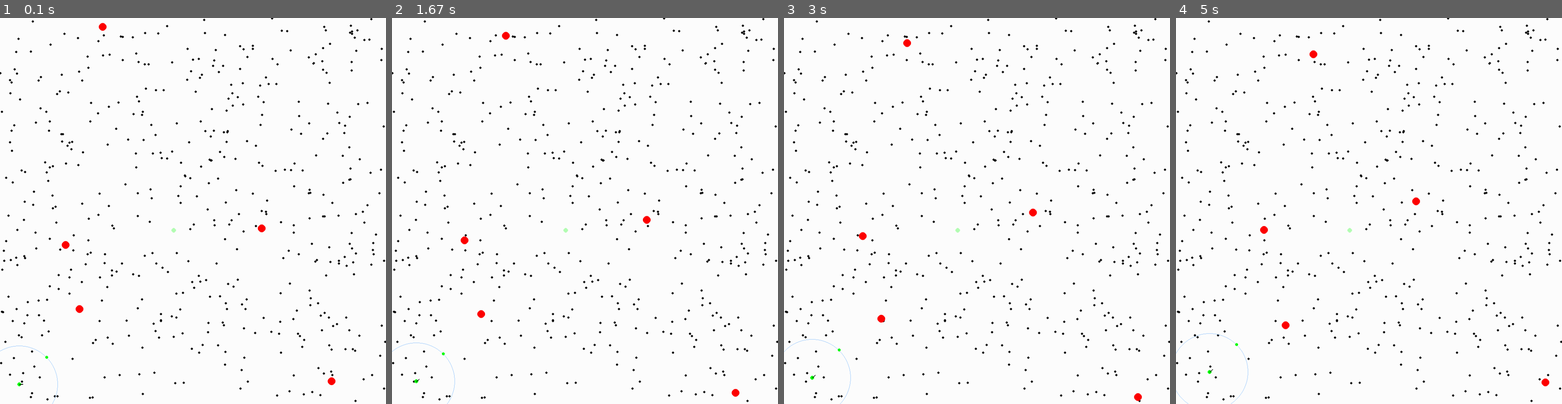
Above: before the commit, frames 1-4 (left to right).
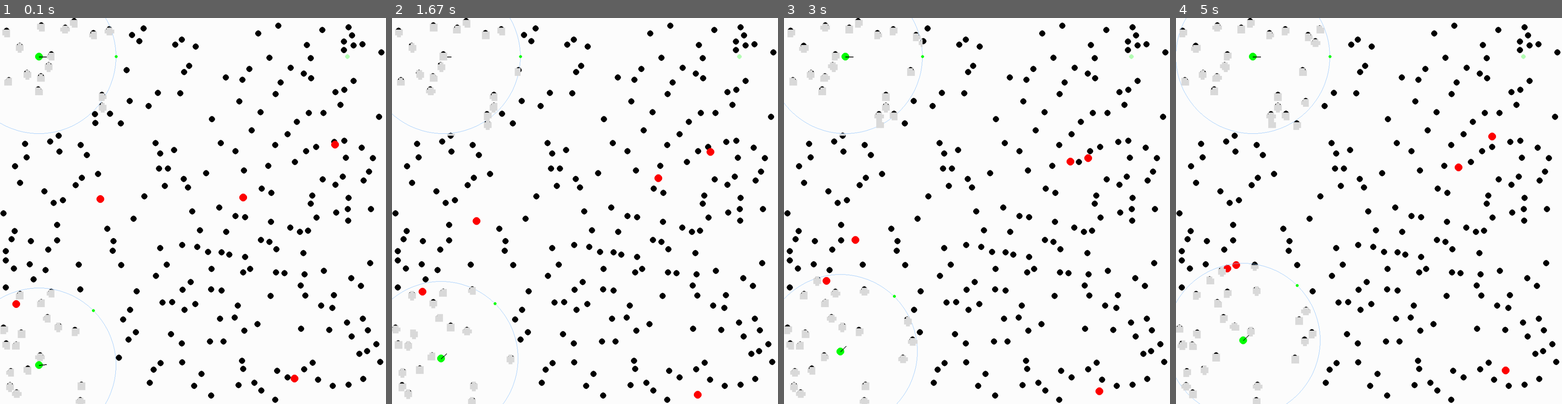
Above: after the commit, the same moments.

Repository: pavelkharitenko/mppi
Game: pygame game, started from ma_exploration/main.py
Two runs of this game, one before a commit and one after it. Both use one fixed random seed, a clock stepped at 60 frames per second and the inputs below.
Inputs:
- Up to frame 1 (0.1 s): no input
- Up to frame 2 (1.67 s): no input
- Up to frame 3 (3 s): no input
- Up to frame 4 (5 s): no input

The runs differ from the first frame. In frame 1, 8.0% of the frame differs, in the area x 0-100%, y 0-100%; in frame 2, 8.1%; in frame 3, 8.3%; in frame 4, 8.5%.

Commit message:
added occupancy grid to planner and base controller structure

Diff:
--- /dev/null
+++ b/ma_exploration/controller.py
@@ -0,0 +1,33 @@
+import math
+
+
+class BaseController:
+    def compute_action(self, state, local_goal, occupancy_grid):
+        raise NotImplementedError
+
+class MPPIController(BaseController):
+    def __init__(self, model, horizon, num_samples, lambda_):
+        self.model = model
+        self.horizon = horizon
+        self.num_samples = num_samples
+        self.lambda_ = lambda_
+
+    def compute_action(self, state, local_goal, occupancy_grid):
+        # Implement MPPI optimization here
+        # Return (v, w)
+        pass
+
+
+class GlobalController(BaseController):
+
+    def compute_action(self, state, goal, occupancy_grid):
+        x, y, theta = state
+        tx, ty = goal
+        angle_to_target = math.atan2(ty - y, tx - x)
+        angle_diff = angle_to_target - theta
+        angle_diff = (angle_diff + math.pi) % (2 * math.pi) - math.pi
+
+        v = 1.0
+        w = 2.0 * angle_diff
+
+        return v, w
--- a/ma_exploration/main.py
+++ b/ma_exploration/main.py
@@ -3,8 +3,10 @@
 from pygame_env_utils import Robot, draw_obstacles, update_moving_obstacles
 from obstacle_generator import generate_mixed_scene
 
-MAP_WIDTH_M = 100.0
-MAP_HEIGHT_M = 100.0
+from controller import *
+
+MAP_WIDTH_M = 50.0
+MAP_HEIGHT_M = 50.0
 SCREEN_WIDTH_PX = 1000
 SCREEN_HEIGHT_PX = 1000
 SCALE = SCREEN_WIDTH_PX / MAP_WIDTH_M
@@ -15,24 +17,43 @@
 clock = pygame.time.Clock()
 
 obstacles = generate_mixed_scene(MAP_WIDTH_M, MAP_HEIGHT_M)
-robot = Robot(5, 5, 0, goal=(45, 45), sensor_range=10.0)
+
+
+"""
+controller = MPPIController(
+    model=None,  # use a simple forward kinematic model
+    horizon=15,
+    num_samples=100,
+    lambda_=1.0,
+)
+"""
+
+controller1 = GlobalController()
+robot1 = Robot(5, 5, 0, goal=(45, 45), sensor_range=10.0, controller=controller1)
+controller2 = GlobalController()
+robot2 = Robot(5, 45, 0, goal=(45, 45), sensor_range=10.0, controller=controller1)
+
 map_bounds = (0, 0, MAP_WIDTH_M, MAP_HEIGHT_M)
 
 def step():
     dt = clock.tick(FPS) / 1000.0
-    robot.update(dt)
+    robot1.update(dt, obstacles)
+    robot2.update(dt, obstacles)
+
     update_moving_obstacles(obstacles, dt, map_bounds)
 
     screen.fill((255, 255, 255))
     draw_obstacles(screen, obstacles, SCALE, SCREEN_HEIGHT_PX)
-    robot.draw(screen, SCALE, SCREEN_HEIGHT_PX)
+    robot1.draw(screen, SCALE, SCREEN_HEIGHT_PX)
+    robot2.draw(screen, SCALE, SCREEN_HEIGHT_PX)
     pygame.display.flip()
     return dt
 
 
 def reset():
-    global robot, obstacles
-    robot = Robot(5, 5, 0, goal=(45, 45), sensor_range=10.0)
+    global robot1, robot2, obstacles
+    robot1 = Robot(5, 5, 0, goal=(45, 45), sensor_range=5.0)
+    robot2 = Robot(5, 5, 0, goal=(45, 45), sensor_range=5.0)
     obstacles = generate_mixed_scene(MAP_WIDTH_M, MAP_HEIGHT_M)
 
 
--- a/ma_exploration/obstacle_generator.py
+++ b/ma_exploration/obstacle_generator.py
@@ -1,19 +1,37 @@
-import random
+import random, math
 
-def generate_forest(area_width_m, area_height_m, tree_density_per_m2=0.01, tree_radius=0.2):
+def generate_forest(area_width_m, area_height_m, tree_density_per_m2=0.01, tree_radius=0.2, min_obstacle_spacing=1.0, seed=0.0):
     """
-    Generates trees as fixed-position circular obstacles.
+    Generates non-overlapping trees as circular obstacles.
+    Each tree is at least `min_obstacle_spacing` meters apart from others.
     Returns: {"static": [(x, y, radius)], "moving": []}
     """
+
+    if seed is not None:
+        random.seed(seed)
     num_trees = int(area_width_m * area_height_m * tree_density_per_m2)
-    trees = [
-        (
-            random.uniform(0, area_width_m),
-            random.uniform(0, area_height_m),
-            tree_radius
-        )
-        for _ in range(num_trees)
-    ]
+    max_attempts = num_trees * 20
+    trees = []
+
+    spacing = max(min_obstacle_spacing, 2 * tree_radius)
+
+    attempts = 0
+    while len(trees) < num_trees and attempts < max_attempts:
+        x = random.uniform(tree_radius, area_width_m - tree_radius)
+        y = random.uniform(tree_radius, area_height_m - tree_radius)
+
+        valid = True
+        for tx, ty, _ in trees:
+            dist = math.hypot(tx - x, ty - y)
+            if dist < spacing:
+                valid = False
+                break
+
+        if valid:
+            trees.append((x, y, tree_radius))
+
+        attempts += 1
+
     return {"static": trees, "moving": []}
 
 
@@ -33,7 +51,7 @@
     return {"static": shapes, "moving": []}
 
 
-def generate_moving_obstacles(area_width_m, area_height_m, num_moving, radius=1.0, velocity_range=(0.5, 2.0)):
+def generate_moving_obstacles(area_width_m, area_height_m, num_moving, radius=0.5, velocity_range=(0.5, 2.0)):
     """
     Generates moving circular obstacles with linear velocity in m/s.
     Returns: {"static": [], "moving": [{"pos": [x, y], "radius": r, "vel": [vx, vy]}]}
@@ -52,7 +70,7 @@
     return {"static": [], "moving": moving}
 
 
-def generate_mixed_scene(area_width_m, area_height_m, tree_density=0.05, num_moving=5, tree_radius=0.3):
+def generate_mixed_scene(area_width_m, area_height_m, tree_density=0.1, num_moving=5, tree_radius=0.4):
     """
     Combines forest and moving obstacles.
     Returns: {"static": [...], "moving": [...]}
--- a/ma_exploration/planner.py
+++ b/ma_exploration/planner.py
@@ -1,9 +1,11 @@
 import math
 
 class Planner:
-    def __init__(self, goal, sensor_range):
+    def __init__(self, goal, sensor_range, map_resolution=0.25):
         self.goal = goal  # (x_goal, y_goal)
         self.sensor_range = sensor_range  # in meters
+        self.map_resolution = map_resolution
+        self.grid = None
 
     def plan(self, robot_pos):
         x, y = robot_pos
@@ -21,3 +23,43 @@
         next_x = x + self.sensor_range * math.cos(angle)
         next_y = y + self.sensor_range * math.sin(angle)
         return next_x, next_y
+
+    def update_local_map(self, robot_pos, obstacles):
+        x, y, theta = robot_pos
+        size = int((2 * self.sensor_range) / self.map_resolution)
+        grid = [[0 for _ in range(size)] for _ in range(size)]
+        half_range = self.sensor_range
+        resolution = self.map_resolution
+
+        for ox, oy, r in obstacles["static"]:
+            dx = ox - x
+            dy = oy - y
+            dist = math.hypot(dx, dy)
+
+            if dist <= self.sensor_range + r:
+                min_x = ox - r
+                max_x = ox + r
+                min_y = oy - r
+                max_y = oy + r
+
+                gx_min = int((min_x - (x - half_range)) / resolution)
+                gx_max = int((max_x - (x - half_range)) / resolution) + 1
+                gy_min = int((min_y - (y - half_range)) / resolution)
+                gy_max = int((max_y - (y - half_range)) / resolution) + 1
+
+                for gx in range(gx_min, gx_max):
+                    for gy in range(gy_min, gy_max):
+                        if 0 <= gx < size and 0 <= gy < size:
+                            cx = x - half_range + gx * resolution + resolution / 2
+                            cy = y - half_range + gy * resolution + resolution / 2
+                            # Use a tighter threshold by expanding cell size as an area patch
+                            corners = [
+                                (cx - resolution / 2, cy - resolution / 2),
+                                (cx + resolution / 2, cy - resolution / 2),
+                                (cx - resolution / 2, cy + resolution / 2),
+                                (cx + resolution / 2, cy + resolution / 2)
+                            ]
+                            if any(math.hypot(px - ox, py - oy) <= r for px, py in corners):
+                                grid[gy][gx] = 1
+
+        self.grid = grid
--- a/ma_exploration/pygame_env_utils.py
+++ b/ma_exploration/pygame_env_utils.py
@@ -8,6 +8,7 @@
 RED = (255, 0, 0)
 LIGHT_GREEN = (180, 255, 180)
 LIGHT_BLUE = (150, 200, 255)
+GRAY = (220, 220, 220)
 
 
 def world_to_screen(x_m, y_m, screen_height_px, scale):
@@ -48,9 +49,8 @@
         mob["pos"] = [x, y]
         mob["vel"] = [vx, vy]
 
-
 class Robot:
-    def __init__(self, x, y, theta, goal, sensor_range, radius=0.5):
+    def __init__(self, x, y, theta, goal, sensor_range, controller, radius=0.5):
         self.x, self.y, self.theta = x, y, theta
         self.v = 0
         self.w = 0
@@ -58,15 +58,15 @@
         self.planner = Planner(goal, sensor_range)
         self.target = goal
         self.sensor_range = sensor_range
+        self.controller = controller
 
-    def update(self, dt):
-        tx, ty = self.planner.plan((self.x, self.y))
-        angle_to_target = math.atan2(ty - self.y, tx - self.x)
-        angle_diff = angle_to_target - self.theta
-        angle_diff = (angle_diff + math.pi) % (2 * math.pi) - math.pi
+    def update(self, dt, obstacles):
+        self.planner.update_local_map((self.x, self.y, self.theta), obstacles)
+        local_goal = self.planner.plan((self.x, self.y))
+        occupancy_grid = self.planner.grid
 
-        self.v = 1.0
-        self.w = 2.0 * angle_diff
+        state = (self.x, self.y, self.theta)
+        self.v, self.w = self.controller.compute_action(state, local_goal, occupancy_grid)
 
         self.x += self.v * math.cos(self.theta) * dt
         self.y += self.v * math.sin(self.theta) * dt
@@ -93,3 +93,16 @@
         dx = math.cos(self.theta) * self.radius * scale * 2
         dy = -math.sin(self.theta) * self.radius * scale * 2
         pygame.draw.line(screen, BLACK, (x_px, y_px), (x_px + int(dx), y_px + int(dy)), 2)
+
+        # Draw occupancy grid (world-aligned)
+        if self.planner.grid:
+            size = len(self.planner.grid)
+            cell_size = self.planner.map_resolution * scale
+            for i in range(size):
+                for j in range(size):
+                    if self.planner.grid[i][j]:
+                        wx = self.x + (j * self.planner.map_resolution - self.sensor_range)
+                        wy = self.y + (i * self.planner.map_resolution - self.sensor_range)
+                        rect_x, rect_y = world_to_screen(wx, wy, screen_height_px, scale)
+                        rect = pygame.Rect(rect_x, rect_y, cell_size, cell_size)
+                        pygame.draw.rect(screen, GRAY, rect)
